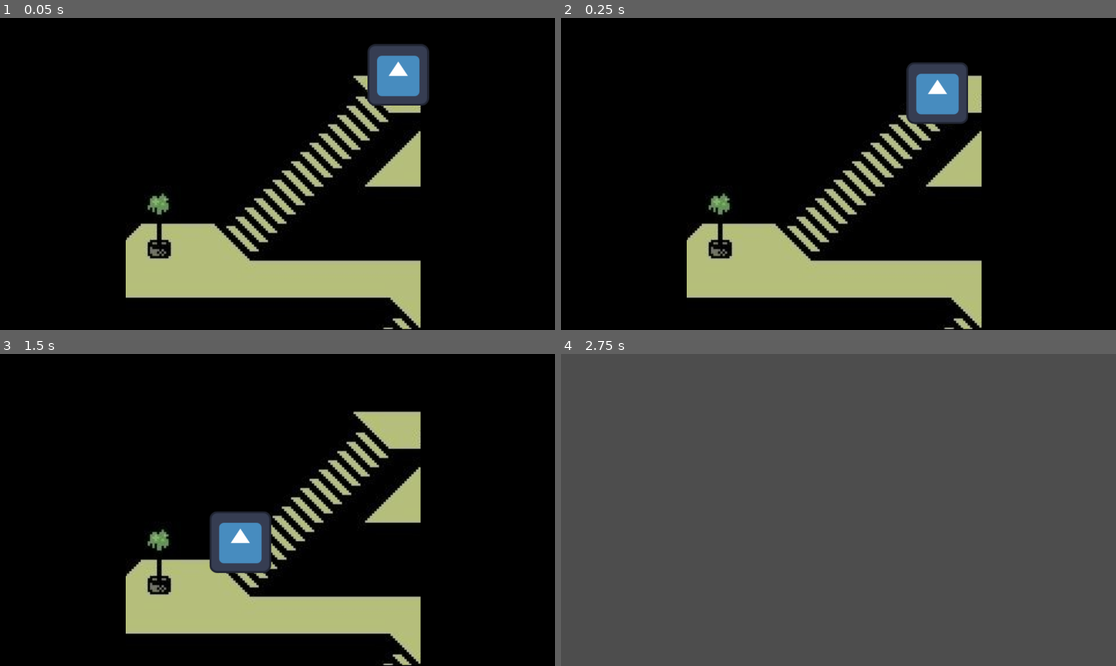
Above: before the commit, frames 1-4 (two rows, left to right).
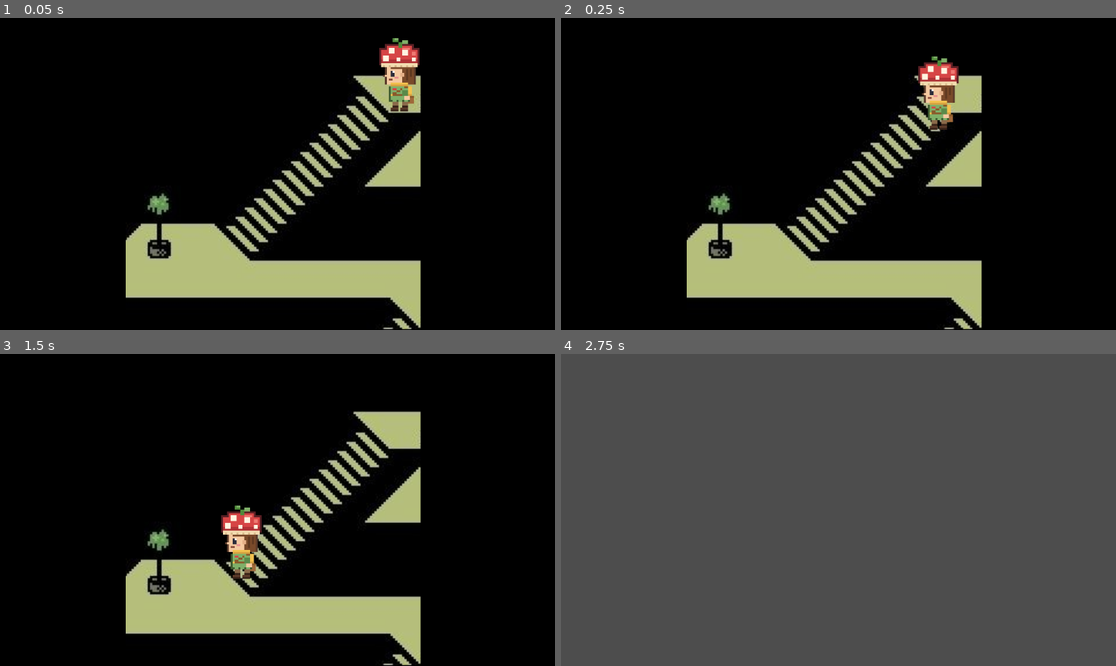
Above: after the commit, the same moments.

Repository: tobiflores/MINIJUEGOS-Feroleto-Flores-Geretto-Legaria
Game: Godot game, scene res://escenas/general/transicion_victoria.tscn
The game is run twice, just before and just after one commit, with the same random seed, the same clock (stepped at 60 frames per second) and the same inputs. This scene is started directly instead of the project's main scene. The engine's default icon, where the game draws it, is replaced by a stand-in: a white triangle on a blue panel in a dark square.
Inputs:
- Up to frame 1 (0.05 s): no input
- Up to frame 2 (0.25 s): no input
- Up to frame 3 (1.5 s): tap Enter (ui_accept) at 0.5, 0.77 s; hold Right (ui_right) 0.53-1.28 s; hold Left (ui_left) from 1.28 s (still down)
- Up to frame 4 (2.75 s): tap Enter (ui_accept) at 1.52 s; release Left (ui_left) at 2.03 s; hold Right (ui_right) from 2.03 s (still down)

The runs differ from the first frame. In frame 1, 2.3% of the frame differs, in the area x 66-78%, y 6-31%; in frame 2, 2.2%; in frame 3, 2.2%; in frame 4, nothing differs.

Commit message:
agrego a nuestra protagonista al juego

Diff:
--- a/escenas/general/transicion_victoria.tscn
+++ b/escenas/general/transicion_victoria.tscn
@@ -1,13 +1,16 @@
 [gd_scene format=3 uid="uid://dbsck8kft5qkn"]
 
 [ext_resource type="Script" uid="uid://kofebppb3a6a" path="res://scripts/transicion_victoria.gd" id="1_0yafw"]
-[ext_resource type="Texture2D" uid="uid://b31lg8aeubsly" path="res://icon.svg" id="2_tysrj"]
+[ext_resource type="Texture2D" uid="uid://bltcog42fq5bg" path="res://imagenes/PersonajeIzquierda.png" id="2_178o6"]
 [ext_resource type="Texture2D" uid="uid://ch3hmb1l5ym8s" path="res://imagenes/stairs.jpg" id="3_10u17"]
+[ext_resource type="Texture2D" uid="uid://bjd6pb212ch0y" path="res://imagenes/PersonajeDerecha.png" id="3_owf36"]
 
 [node name="TransicionVictoria" type="Node2D" unique_id=1856119977]
 script = ExtResource("1_0yafw")
 duracion_bajada = 1.8
 duracion_piso = 0.8
+textura_bajando = ExtResource("2_178o6")
+textura_caminando = ExtResource("3_owf36")
 
 [node name="ColorRect" type="ColorRect" parent="." unique_id=641087914]
 offset_right = 1153.0
@@ -20,8 +23,9 @@
 texture = ExtResource("3_10u17")
 
 [node name="Personaje" type="Sprite2D" parent="." unique_id=476792367]
-position = Vector2(838, 109)
-texture = ExtResource("2_tysrj")
+position = Vector2(838, 85)
+scale = Vector2(0.2, 0.2)
+flip_h = true
 
 [node name="NumPiso" type="Label" parent="." unique_id=1300978627]
 offset_left = 261.0
--- a/scripts/transicion_victoria.gd
+++ b/scripts/transicion_victoria.gd
@@ -5,6 +5,8 @@
 @export var duracion_bajada: float = 3.0
 @export var duracion_piso: float = 1.5
 @export var escalones: int = 6
+@export var textura_bajando: Texture2D
+@export var textura_caminando: Texture2D
 
 @export var posicion_inicial: Vector2 = Vector2(838.0, 109.0)
 @export var posicion_quiebre: Vector2 = Vector2(431.0, 447.0)
@@ -15,6 +17,8 @@
 	$Vidas.text = "Vidas: " + str(vidas)
 
 func _ready() -> void:
+	print("bajando: ", textura_bajando, " | caminando: ", textura_caminando)
+	$Personaje.texture = textura_bajando
 	$Personaje.position = posicion_inicial
 	_animar_bajada()
 
@@ -28,6 +32,7 @@
 		punto.y = lerp(posicion_inicial.y, posicion_quiebre.y, progreso)
 		tween.tween_property($Personaje, "position", punto, duracion_bajada / escalones)
 
+	tween.tween_callback(func(): $Personaje.texture = textura_caminando)
 	tween.tween_property($Personaje, "position", posicion_final, duracion_piso)
 
 	await tween.finished
Binary file added: imagenes/PersonajeDerecha.png
Not shown, added: imagenes/PersonajeDerecha.png.import
Binary file added: imagenes/PersonajeIzquierda.png
Not shown, added: imagenes/PersonajeIzquierda.png.import
